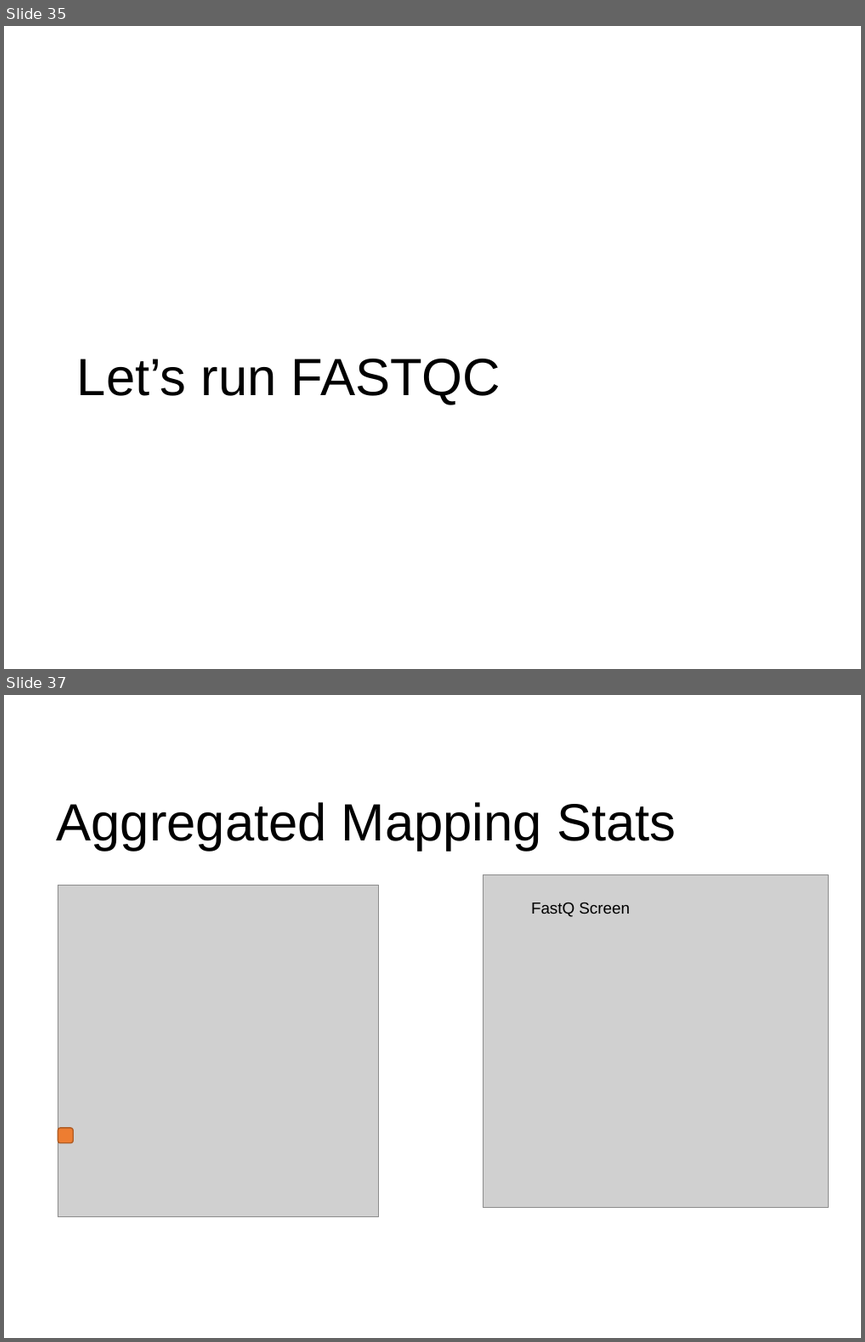
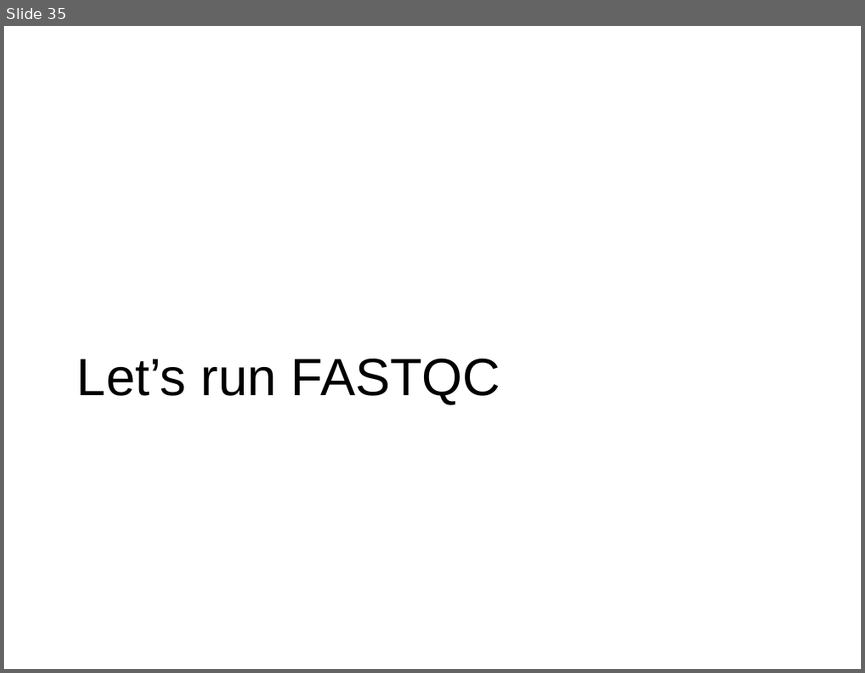
Before and after one commit to PRodriguez19/Intro-to-rnaseq, a slide deck: lectures/Lecture7-MMG232.pptx. Shown one above the other, each under a label of ours: slides 35 and 37 before the commit, slide 35 after it; the slides between them are not shown. The pictures are 865x1342 and 865x673 pixels, drawn with LibreOffice and Linux fonts; fonts in the diff are those of the drawing; grey boxes stand for pictures. Boxes give left, top, right and bottom in pixels: in the first picture for what was removed or moved away, otherwise in the second. Text is boxed around its words. In the diff, an @@ line names an element or a change of style, - is before the commit and + after.

```diff
--- a/lectures/Lecture7-MMG232.pptx
+++ b/lectures/Lecture7-MMG232.pptx
@@ slide 37 removed at (x1=4, y1=695, x2=861, y2=1338), background #FFFFFF; not listed: 2 template elements that a slide beside it also shows @@
@@ title removed at (x1=57, y1=802, x2=676, y2=850) @@
-Aggregated Mapping Stats
@@ picture removed at (x1=58, y1=885, x2=378, y2=1217) @@
@@ picture removed at (x1=483, y1=875, x2=828, y2=1208) @@
@@ text removed at (x1=531, y1=902, x2=630, y2=917) @@
-FastQ Screen
@@ rounded rectangle removed at (x1=58, y1=1128, x2=74, y2=1143) @@
```
Also in this commit, not shown: 2 slides changed, 1 other slide removed, 2 other files.
